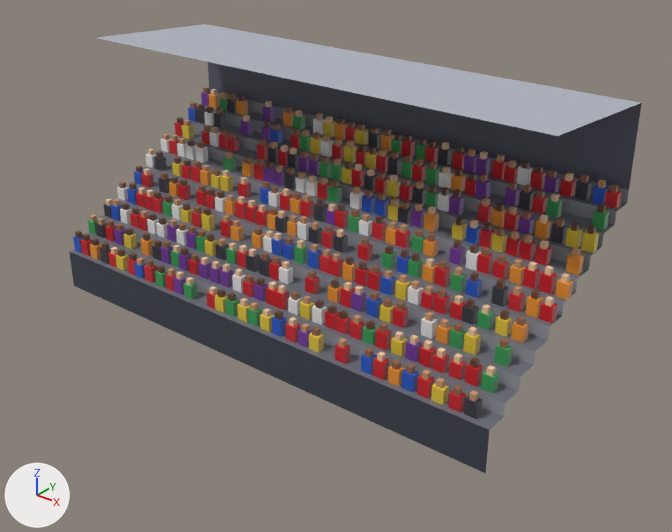
An edit to the glTF model examples/solid-eleven/assets/shared/models/stand_end_a_hd.glb, drawn before and after from the same camera.
Before and after are seen from a camera (50 mm lens) standing at (20.6, -20.5, 18.0) and looking at (1.5, 3.3, 3.2). Lighting does not change. The marker at lower left points along +X, +Y and +Z. The first picture is the older version. Vertices at exactly the same position are counted once.

Objects in the first picture: 'stand_end_a'.
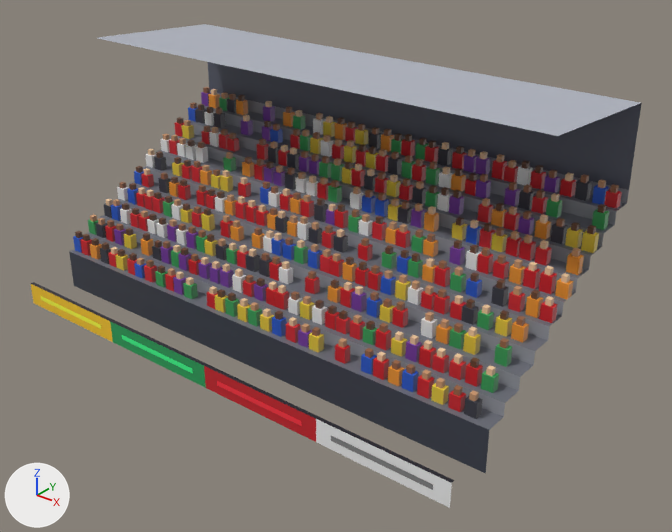
Changed parts and their boxes [x1, y1, x2, y2] in the pictures (672 x 532 px):
'stand_end_a', reshaped (7% wider, 8% taller): before [69, 24, 642, 473]; after [30, 24, 642, 508]
part 1 of me_stand_end_a_001, added: after [30, 282, 454, 508]

What changed in the scene script:
```text
Change me_stand_end_a_001:
    used by ob_stand_end_a; location = (0.0, 0.0, 0.0)
    remove me_stand_end_a_001.from_pydata(...)  # 5104 vertices, 5102 faces; spans x -10.0..10.0, y 0.0..8.5, z 0.0..10.0
    add me_stand_end_a_001.from_pydata(...)  # 5132 vertices, 5120 faces; spans x -10.0..10.0, y -2.0..8.5, z 0.0..10.0
    me_stand_end_a_001 part 1
    15 vertices are added at x -10.0..10.0, y -2.0..-1.9, z 0.0..0.9
    8 new vertices lie (3.8, 0.0, 0.0) away from vertices in x -9.4..5.6, y -2.0, z 0.3..0.6
    5 new vertices lie (0.0, 0.0, 0.9) away from vertices in x -10.0..10.0, y -2.0, z 0.0
    18 new faces join them
```
